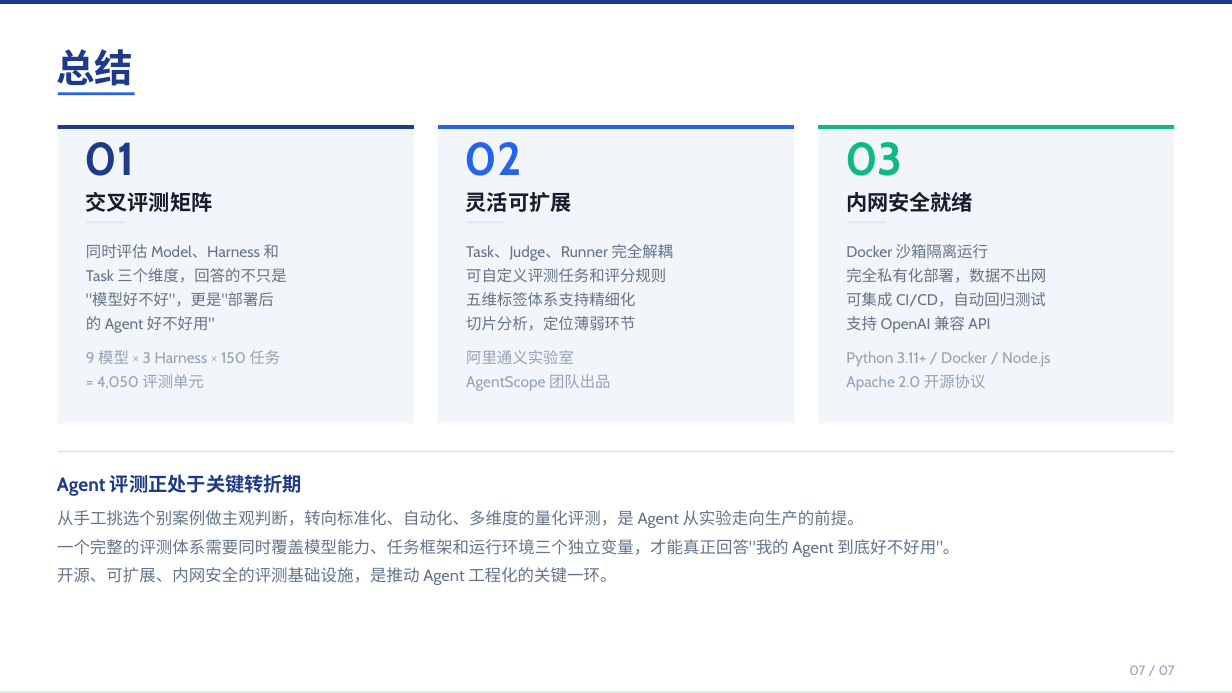
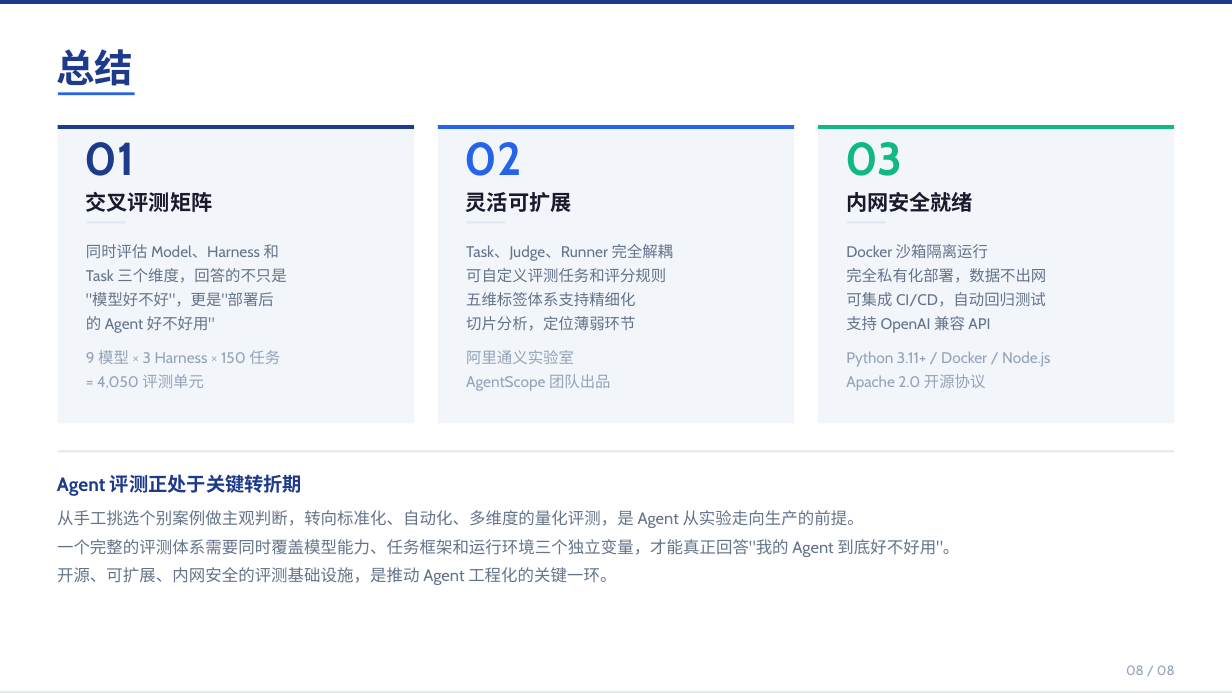
Before and after one commit to polaris007/PawBench, a slide deck: slide 7 of docs/PPT/Agent评测.pptx (slide 6 before the commit). Drawn at 1232x693 pixels with LibreOffice and Linux fonts; fonts in the diff are those of the drawing. Boxes give left, top, right and bottom in pixels: in the first picture for what was removed or moved away, otherwise in the second. Text is boxed around its words. In the diff, an @@ line names an element or a change of style, - is before the commit and + after.

Commit message:
update PPT

```diff
--- a/docs/PPT/Agent评测.pptx
+++ b/docs/PPT/Agent评测.pptx
@@ text at bbox=[1126, 665, 1175, 675]: text changed @@
-07 / 07
+08 / 08
```
Also in this commit, not shown: 5 other slides changed, 1 slide added, 7 other files.
